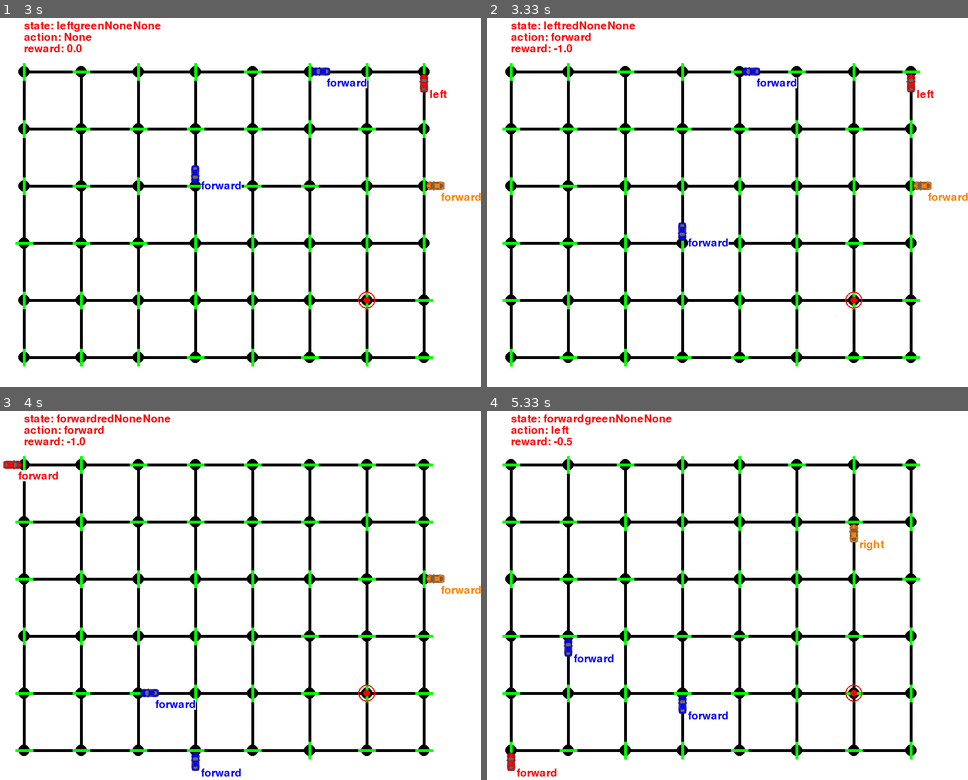
Above: before the commit, frames 1-4 (two rows, left to right).
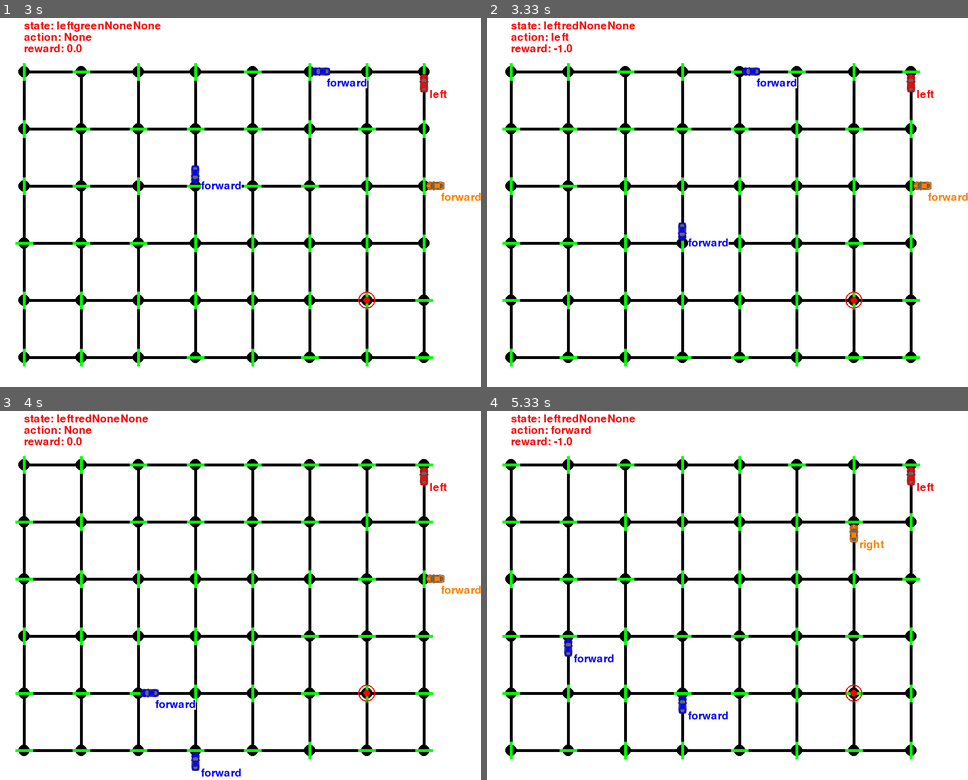
Above: after the commit, the same moments.

Repository: Fujiki-Nakamura/MLND
Game: pygame game, started from smartcab/smartcab/agent.py
Same seed, same stepped clock (60 frames per second), same inputs: the game is played once before the commit and once after it. The source is Python 2; it was converted automatically to run under Python 3.
Inputs:
- Up to frame 1 (3 s): no input
- Up to frame 2 (3.33 s): no input
- Up to frame 3 (4 s): no input
- Up to frame 4 (5.33 s): no input

Frame 1 is identical in both runs. In frame 2, less than 0.1% of the frame differs, in the area x 13-22%, y 4-7%; in frame 3, 0.7%; in frame 4, 0.8%, in the area x 4-93%, y 0-100%.

Commit message:
The best parameters

Diff:
--- a/smartcab/smartcab/agent.py
+++ b/smartcab/smartcab/agent.py
@@ -13,9 +13,9 @@
         self.color = 'red'  # override color
         self.planner = RoutePlanner(self.env, self)  # simple route planner to get next_waypoint
         # TODO: Initialize any additional variables here
-        self.alpha = 0.5
-        self.gamma = 0.9
-        self.epsilon = 0.5
+        self.alpha = 0.2
+        self.gamma = 0.2
+        self.epsilon = 0.1
         self.Q_table = defaultdict(dict)
         self.cumulative_reward = 0
         self.n_success = 0
